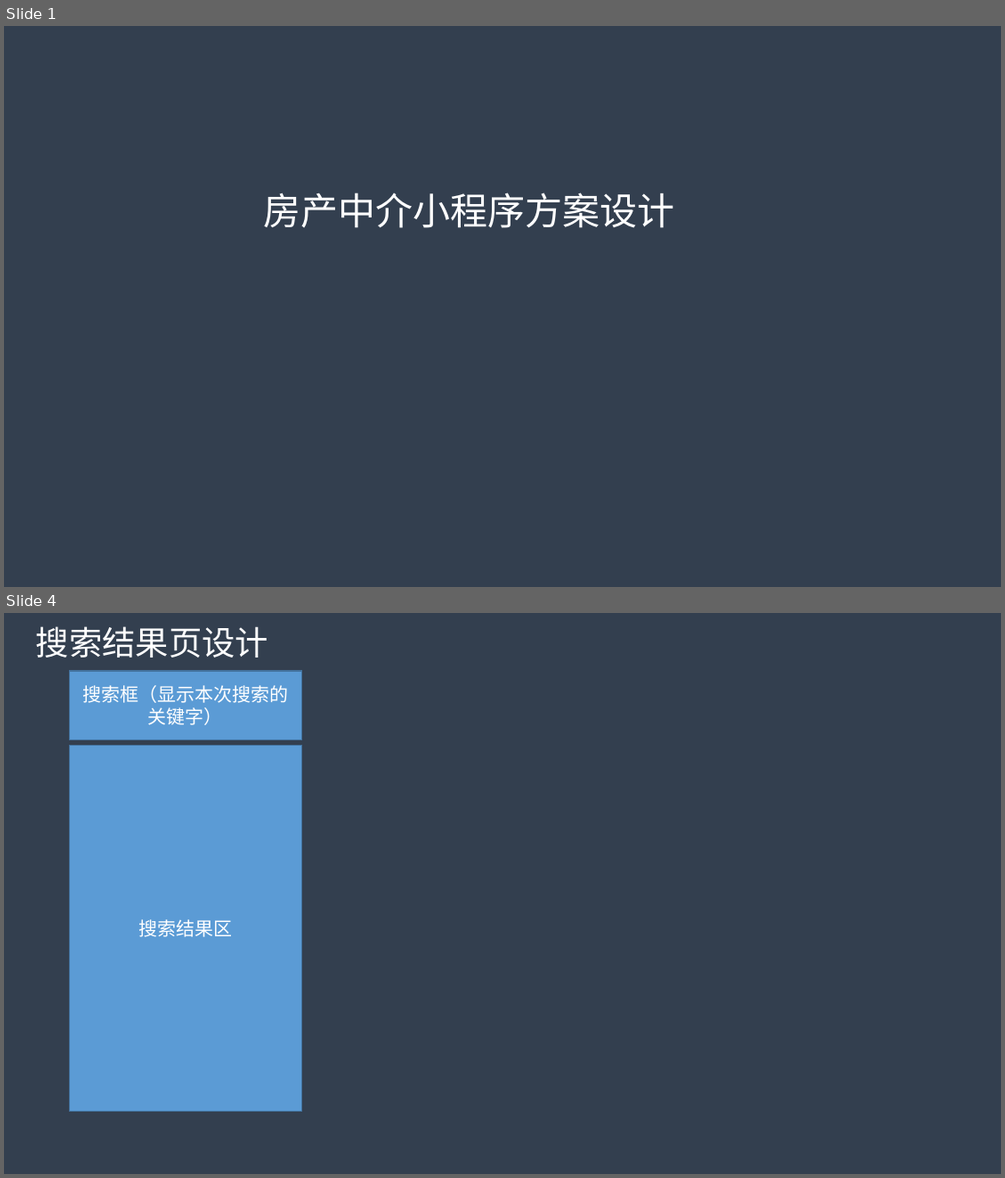
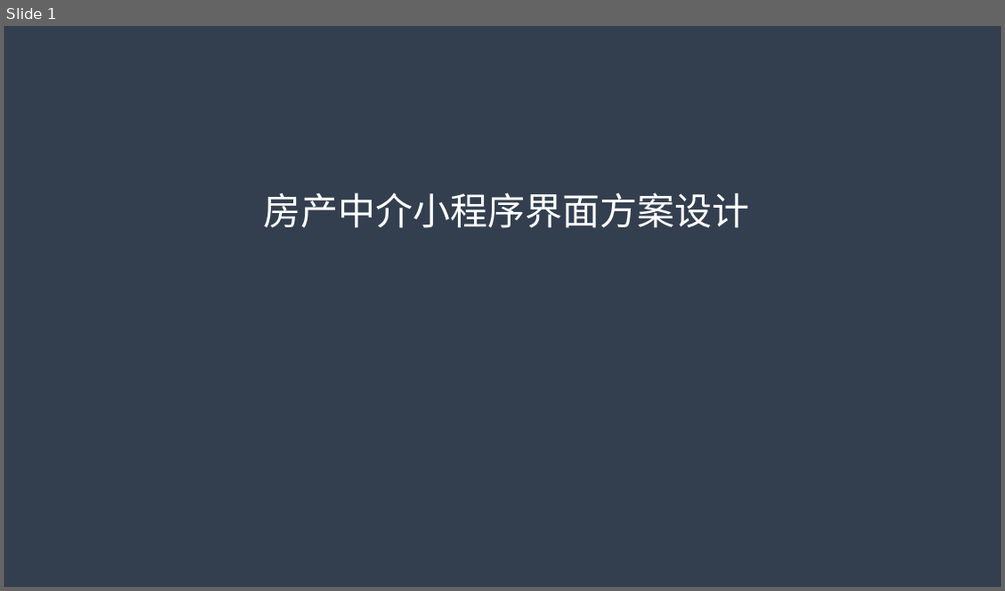
Before and after one commit to myfc-mp/myfc, a slide deck: docs/房产中介小程序方案设计.pptx. Shown one above the other, each under a label of ours: slides 1 and 4 before the commit, slide 1 after it; the slides between them are not shown. The pictures are 1005x1178 and 1005x591 pixels, drawn with LibreOffice and Linux fonts; fonts in the diff are those of the drawing. Boxes give left, top, right and bottom in pixels: in the first picture for what was removed or moved away, otherwise in the second. Text is boxed around its words. In the diff, an @@ line names an element or a change of style, - is before the commit and + after.

```diff
--- a/docs/房产中介小程序方案设计.pptx
+++ b/docs/房产中介小程序方案设计.pptx
@@ slide 4 removed at (4,613,1001,1174), background #333F50 @@
@@ text removed at (36,626,268,657) @@
-搜索结果页设计
@@ rectangle removed at (70,671,301,740) @@
-搜索框（显示本次搜索的关键字）
@@ rectangle removed at (70,746,301,1111) @@
-搜索结果区
@@ slide 1 changed as well @@
@@ text at (264,192,750,228): text changed @@
-房产中介小程序方案设计
+房产中介小程序界面方案设计
```
Also in this commit, not shown: 2 other slides changed, 7 slides added, 7 other slides removed.
